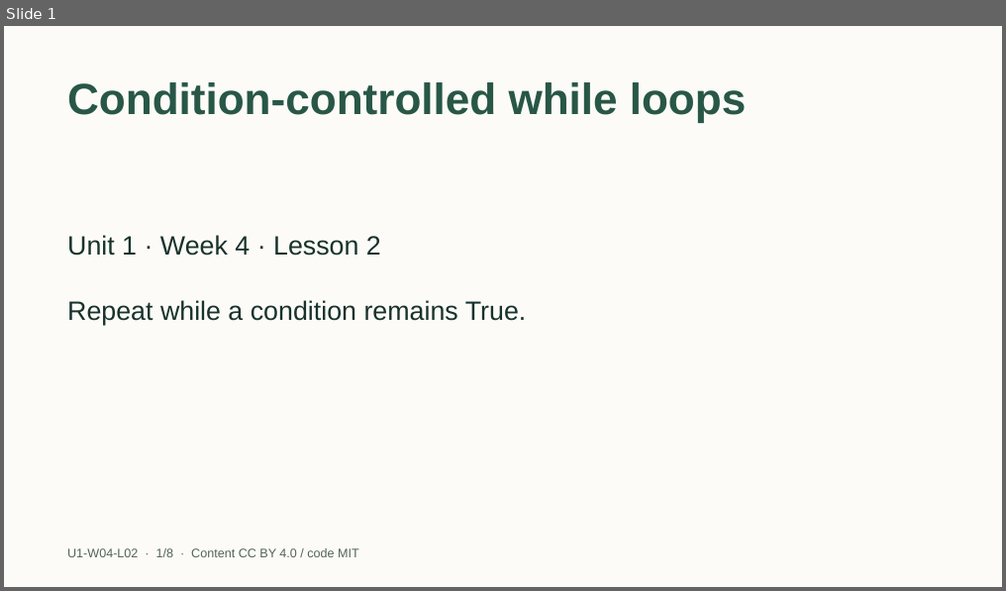
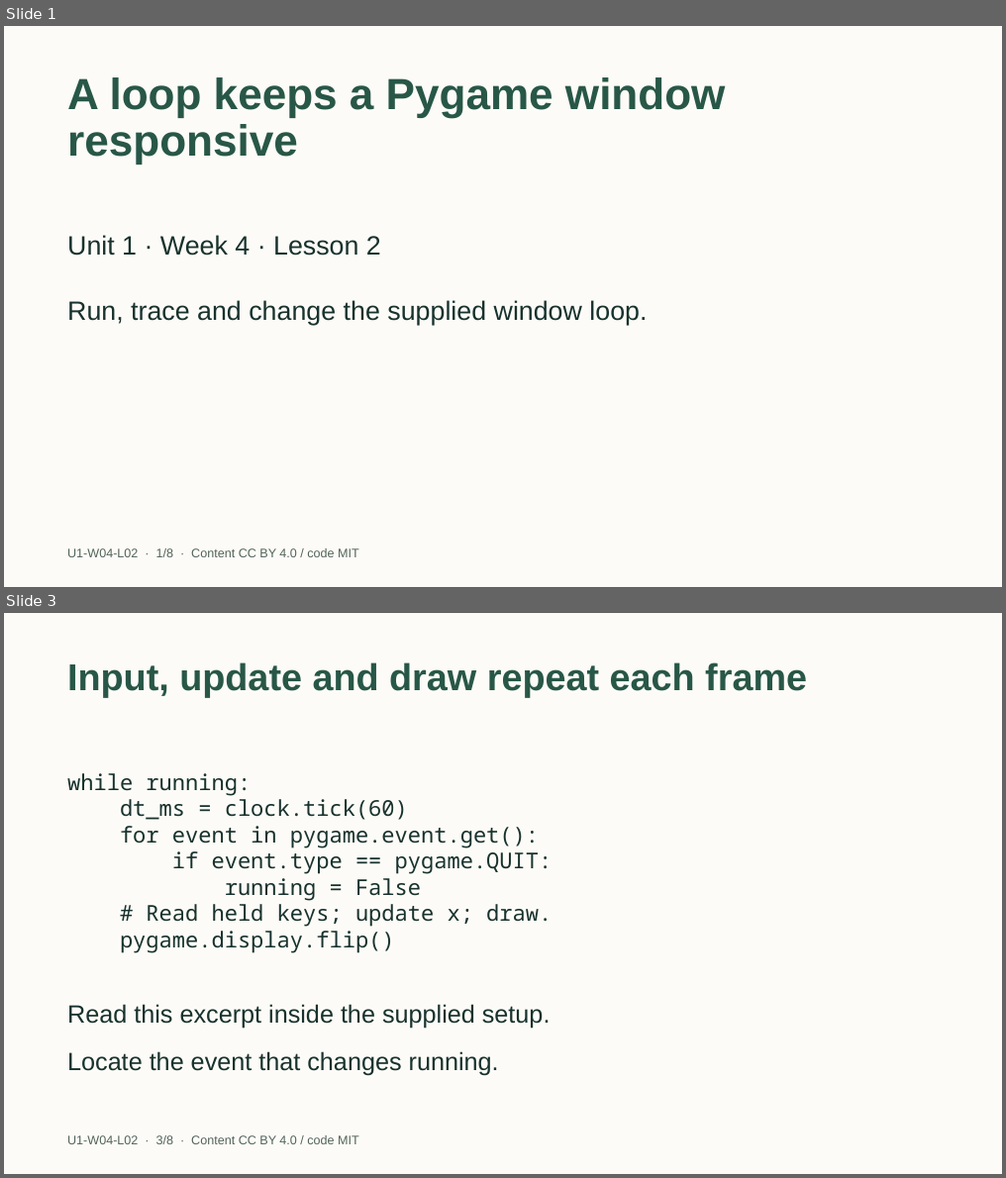
Before and after one commit to EdugenIO/cs-atar-textbook, a slide deck: dist/slides/u1-w04-l02.pptx. Shown one above the other, each under a label of ours: slide 1 before the commit, slides 1 and 3 after it; the slides between them are not shown. The pictures are 1006x591 and 1006x1178 pixels, drawn with LibreOffice and Linux fonts; fonts in the diff are those of the drawing. Boxes give left, top, right and bottom in pixels: in the first picture for what was removed or moved away, otherwise in the second. Text is boxed around its words. In the diff, an @@ line names an element or a change of style, - is before the commit and + after.

Commit message:
Align four Year 11 preparation decks with Pygame labs

```diff
--- a/dist/slides/u1-w04-l02.pptx
+++ b/dist/slides/u1-w04-l02.pptx
@@ slide 3 added at (x1=4, y1=613, x2=1002, y2=1174), background #FCFBF7 @@
@@ title added at (x1=67, y1=663, x2=807, y2=698), 36 pt, text #285747, bold @@
+Input, update and draw repeat each frame
@@ text added at (x1=67, y1=773, x2=552, y2=953), 21 pt, text #18322D @@
+while running:
+dt_ms = clock.tick(60)
+for event in pygame.event.get():
+if event.type == pygame.QUIT:
+running = False
+# Read held keys; update x; draw.
+pygame.display.flip()
@@ text added at (x1=67, y1=1004, x2=550, y2=1029), 24 pt, text #18322D @@
+Read this excerpt inside the supplied setup.
@@ text added at (x1=67, y1=1052, x2=499, y2=1075), 24 pt, text #18322D @@
+Locate the event that changes running.
@@ text added at (x1=67, y1=1136, x2=359, y2=1145), 12 pt, text #52645B @@
+U1-W04-L02 · 3/8 · Content CC BY 4.0 / code MIT
@@ slide 1 changed as well @@
@@ title removed at (x1=67, y1=82, x2=746, y2=122) @@
-Condition-controlled while loops
@@ title added at (x1=67, y1=77, x2=725, y2=165), 42 pt, text #285747, bold @@
+A loop keeps a Pygame window responsive
@@ text at (x1=67, y1=300, x2=647, y2=325): text changed @@
-Repeat while a condition remains True.
+Run, trace and change the supplied window loop.
```
Also in this commit, not shown: 1 other slide changed, 5 other slides added, 6 slides removed, 38 other files.
